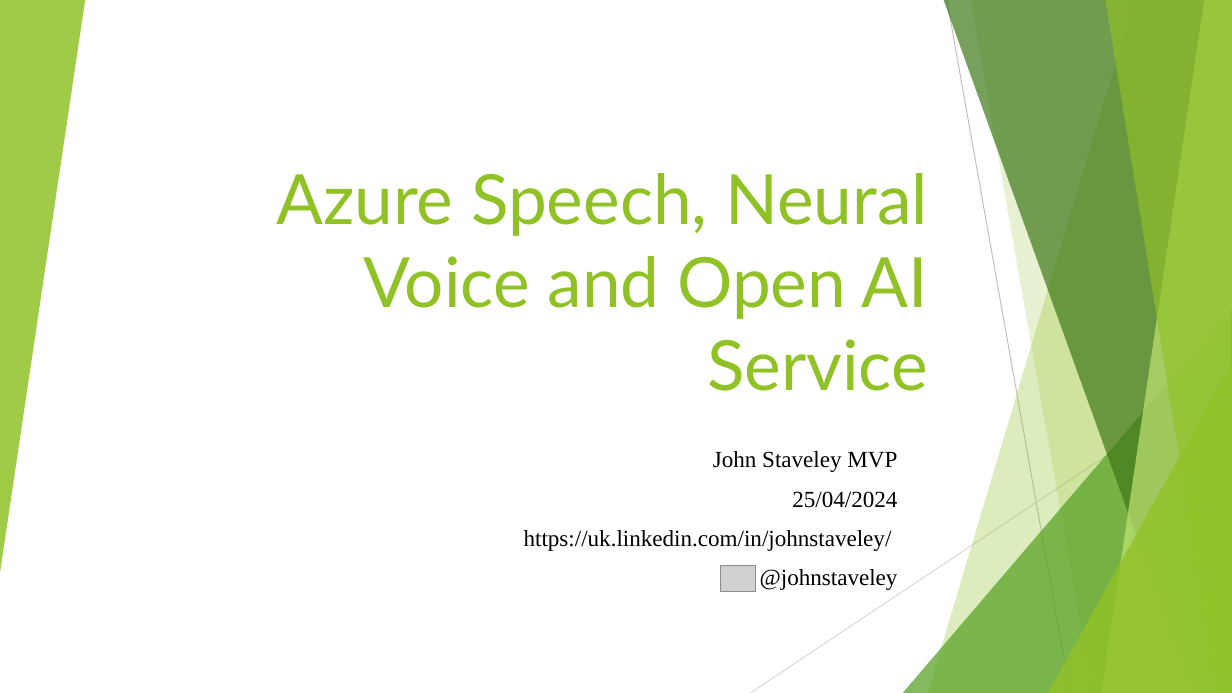
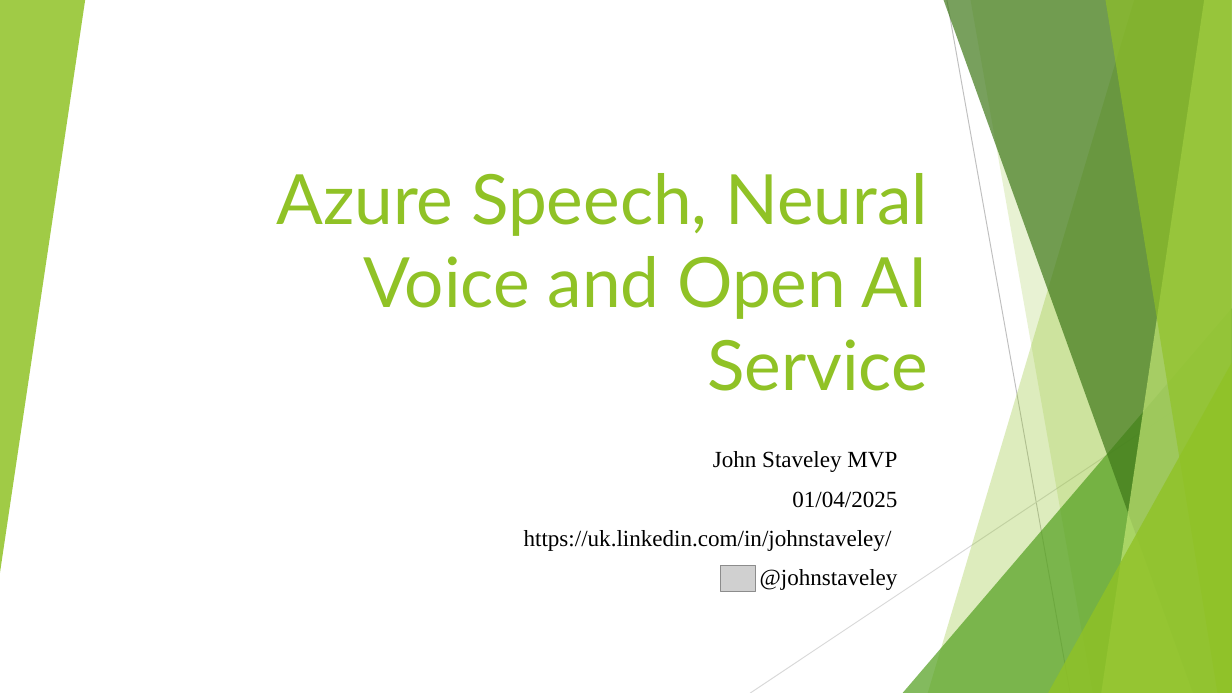
Before and after one commit to johnstaveley/JaaS, a slide deck: slide 1 of JaaS.pptx. Drawn at 1232x693 pixels with LibreOffice and Linux fonts; fonts in the diff are those of the drawing; grey boxes stand for pictures. Boxes give left, top, right and bottom in pixels: in the first picture for what was removed or moved away, otherwise in the second. Text is boxed around its words. In the diff, an @@ line names an element or a change of style, - is before the commit and + after.

```diff
--- a/JaaS.pptx
+++ b/JaaS.pptx
@@ subtitle at (x1=792, y1=491, x2=897, y2=508): text changed @@
-25/04/2024
+01/04/2025
```
Also in this commit, not shown: 1 other slide changed, 1 other file.
